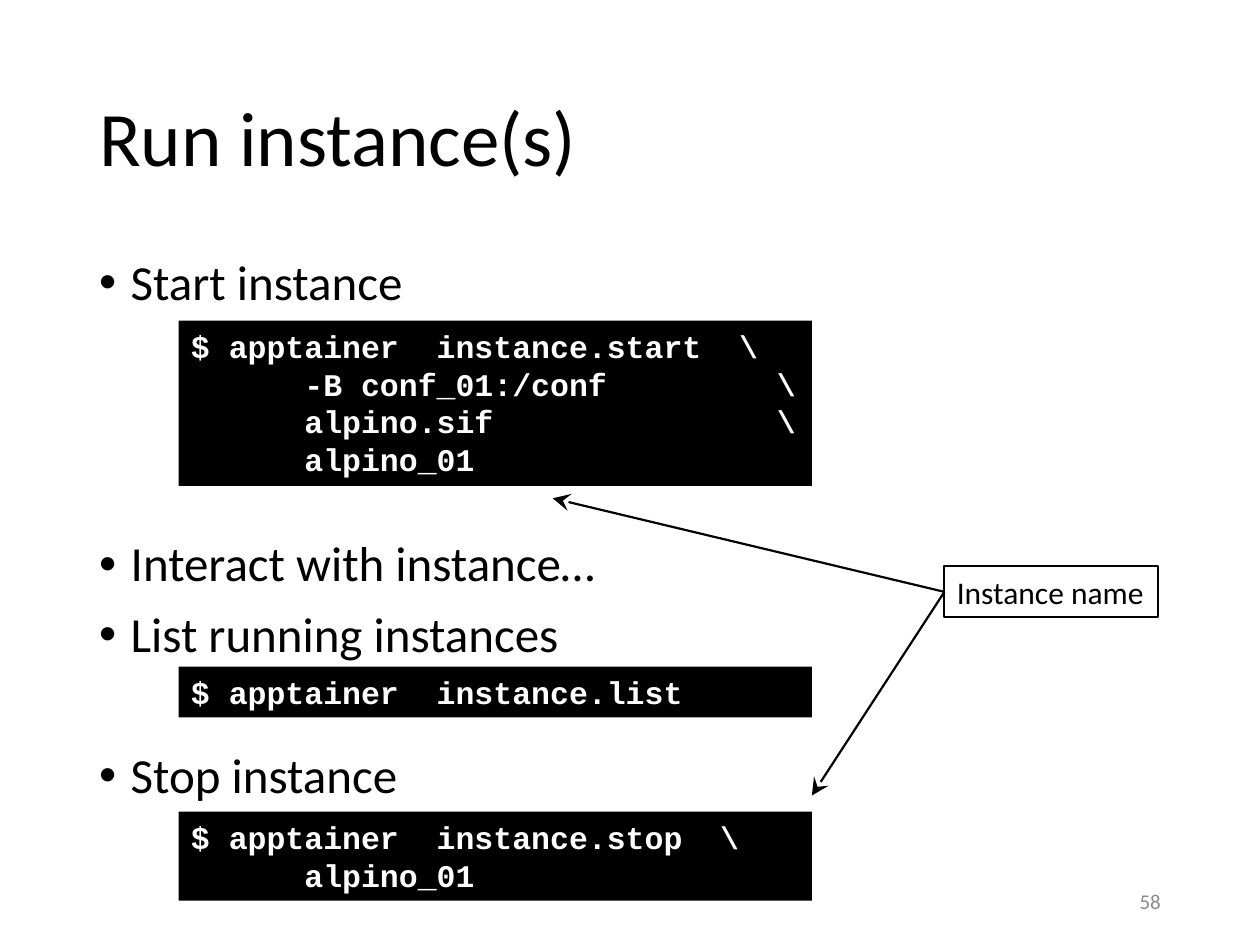
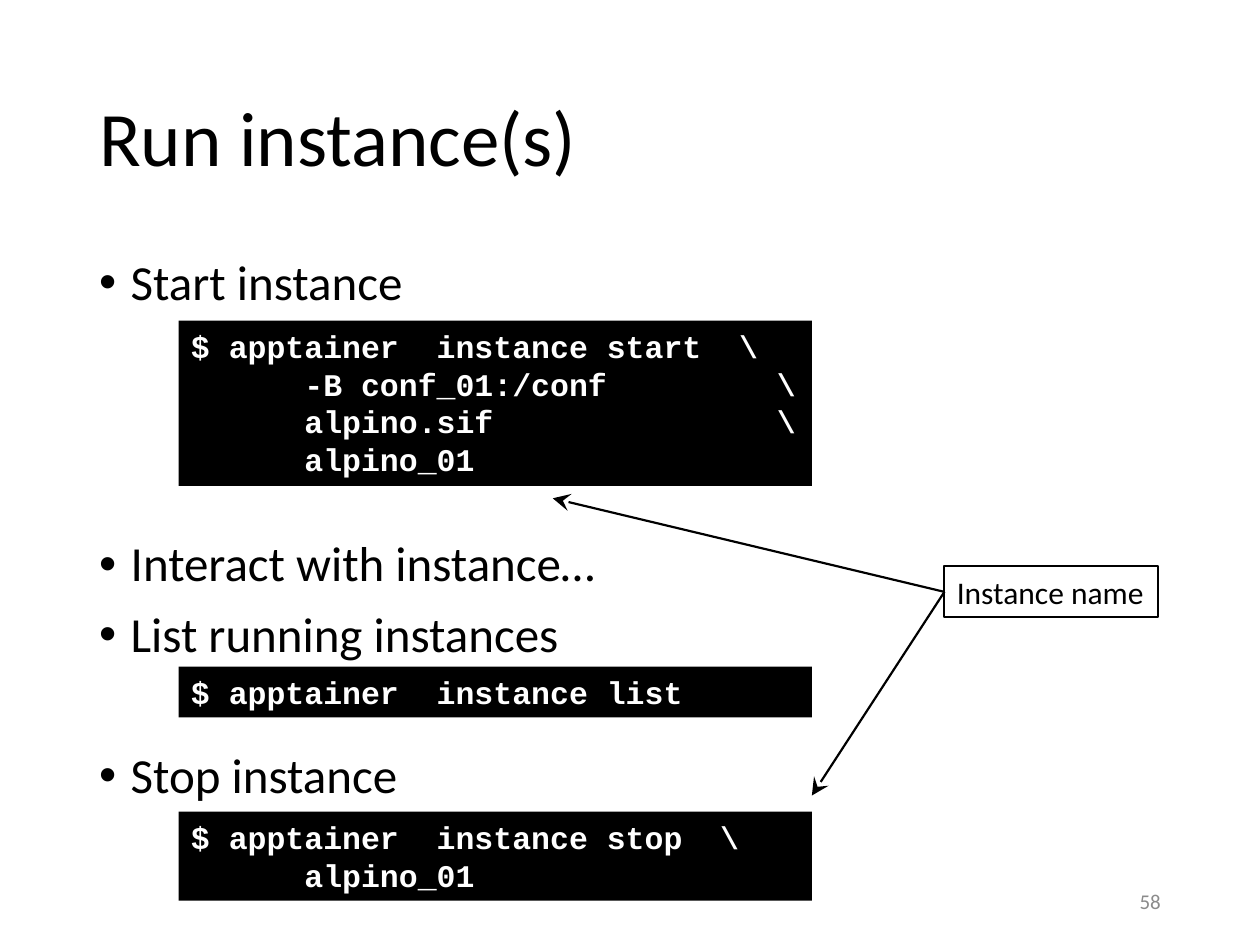
Before and after one commit to gjbex/Containers-for-HPC, a slide deck: slide 58 of containers_for_hpc.pptx. Drawn at 1260x945 pixels with LibreOffice and Linux fonts; fonts in the diff are those of the drawing. Boxes give left, top, right and bottom in pixels: in the first picture for what was removed or moved away, otherwise in the second. Text is boxed around its words. In the diff, an @@ line names an element or a change of style, - is before the commit and + after.

```diff
--- a/containers_for_hpc.pptx
+++ b/containers_for_hpc.pptx
@@ text in rectangle at [229, 335, 701, 365]: text changed @@
-$ apptainer instance.start \
+$ apptainer instance start \
@@ text in rectangle at [229, 681, 683, 711]: text changed @@
-$ apptainer instance.list
+$ apptainer instance list
@@ text in rectangle at [229, 826, 683, 856]: text changed @@
-$ apptainer instance.stop \
+$ apptainer instance stop \
```
Also in this commit, not shown: 7 other slides changed.
